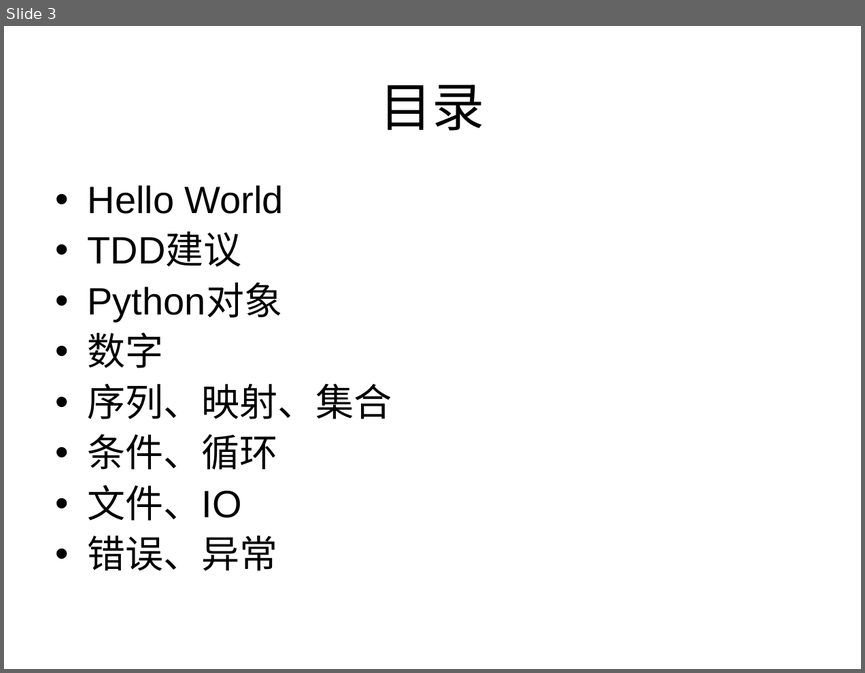
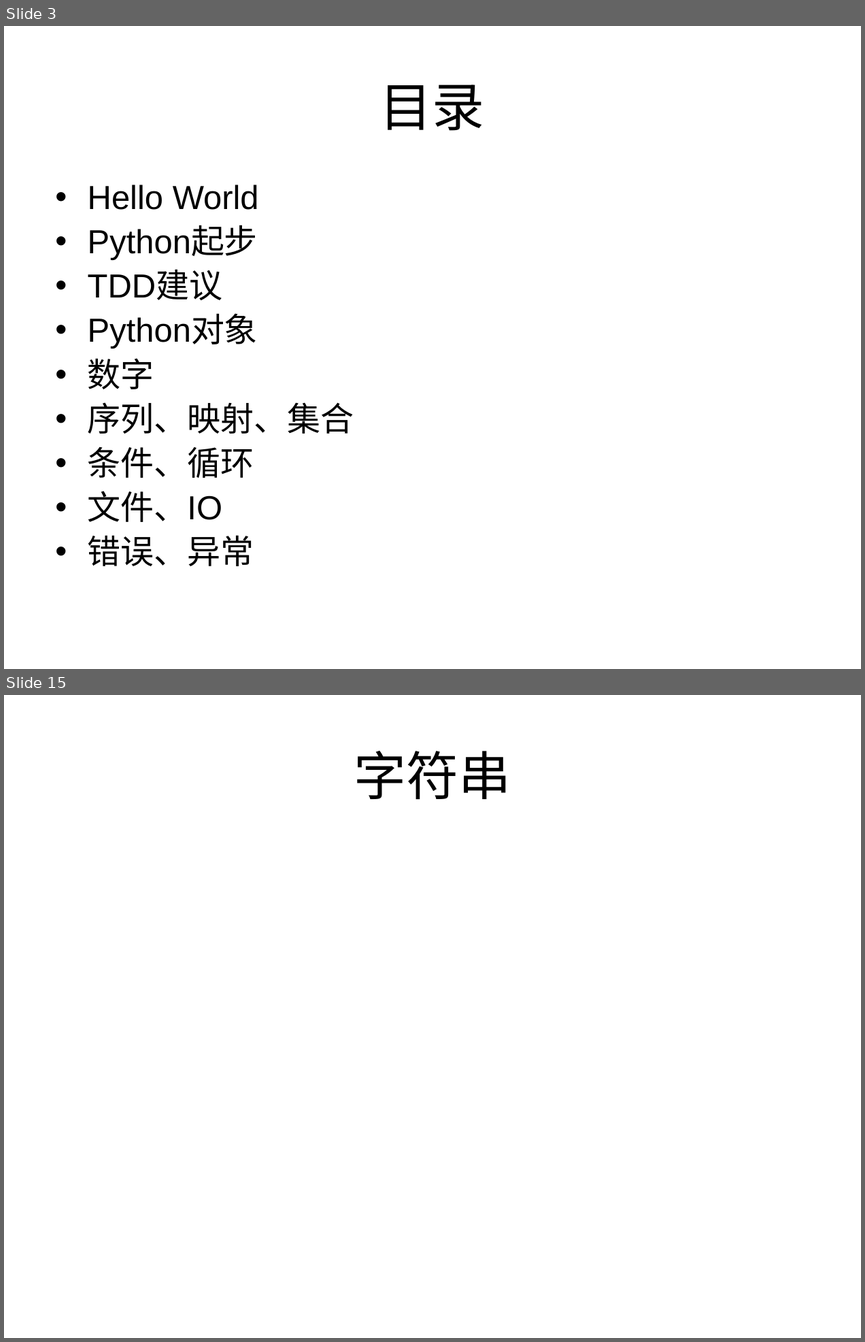
Before and after one commit to fengms83/code, a slide deck: python/doc/Python程序设计语言——基础篇.ppt. Shown one above the other, each under a label of ours: slide 3 before the commit, slides 3 and 15 after it; the slides between them are not shown. The pictures are 865x673 and 865x1342 pixels, drawn with LibreOffice and Linux fonts; fonts in the diff are those of the drawing. Boxes give left, top, right and bottom in pixels: in the first picture for what was removed or moved away, otherwise in the second. Text is boxed around its words. In the diff, an @@ line names an element or a change of style, - is before the commit and + after.

```diff
--- a/python/doc/Python程序设计语言——基础篇.ppt
+++ b/python/doc/Python程序设计语言——基础篇.ppt
@@ slide 15 added at [4,695,861,1338], background #FFFFFF @@
@@ title added at [354,751,511,799], 44 pt, text #000000 @@
+字符串
@@ slide 3 changed as well @@
@@ text at [88,184,354,566]: size 32 to 28 pt in "Hello World", "TDD建议", "Python对象", "数字" and 4 more places; less space between paragraphs @@
@@ text at [88,227,258,260]: paragraph added @@
+• Python起步
```
Also in this commit, not shown: 27 other slides added, 1 slide removed.
